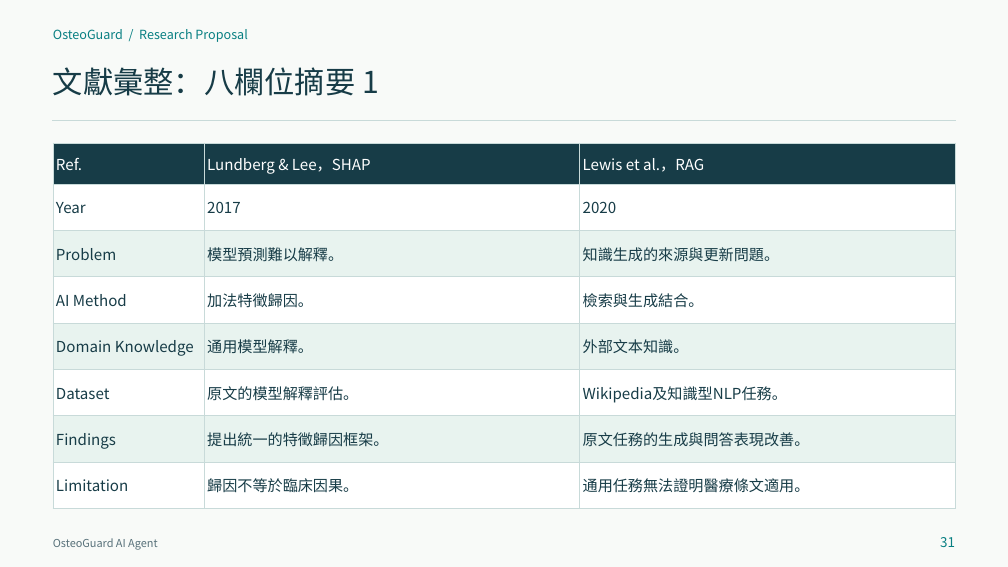
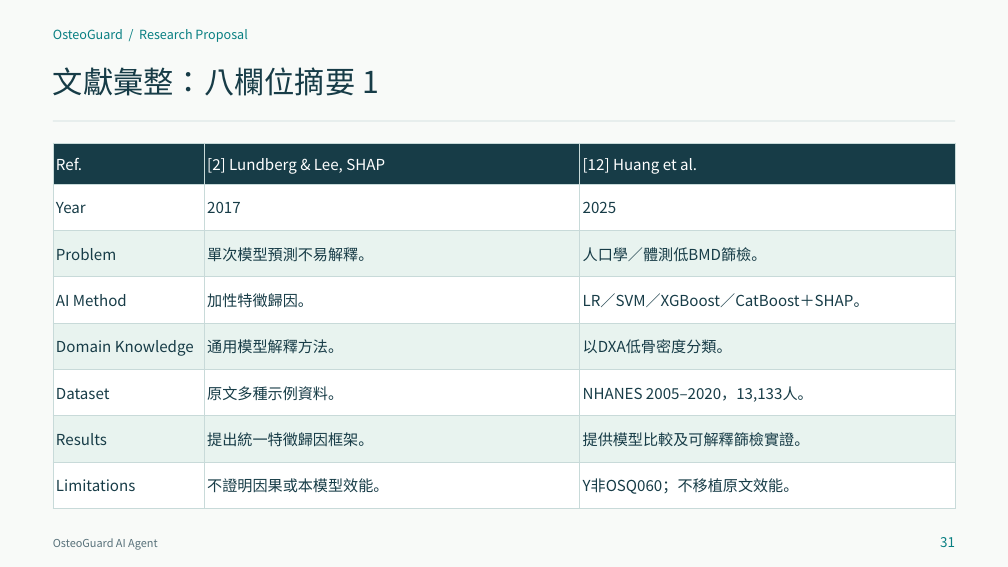
Before and after one commit to contemplator/nchu-bone-health-agent, a slide deck: slide 31 of output/OsteoGuard_Proposal_20261102.pptx. Drawn at 1008x567 pixels with LibreOffice and Linux fonts; fonts in the diff are those of the drawing. Boxes give left, top, right and bottom in pixels: in the first picture for what was removed or moved away, otherwise in the second. Text is boxed around its words. In the diff, an @@ line names an element or a change of style, - is before the commit and + after.

```diff
--- a/output/OsteoGuard_Proposal_20261102.pptx
+++ b/output/OsteoGuard_Proposal_20261102.pptx
@@ line (53, 121) - (955, 121): stroke #C8DAD9 0.75 pt to #C8DAD9 1 pt @@
@@ table at [53,143,955,508] @@
-row 1, column 2: Lundberg & Lee，SHAP
+row 1, column 2: [2] Lundberg & Lee, SHAP
-row 1, column 3: Lewis et al.，RAG
+row 1, column 3: [12] Huang et al.
-row 2, column 3: 2020
+row 2, column 3: 2025
-row 3, column 2: 模型預測難以解釋。
+row 3, column 2: 單次模型預測不易解釋。
-row 3, column 3: 知識生成的來源與更新問題。
+row 3, column 3: 人口學／體測低BMD篩檢。
-row 4, column 2: 加法特徵歸因。
+row 4, column 2: 加性特徵歸因。
-row 4, column 3: 檢索與生成結合。
+row 4, column 3: LR／SVM／XGBoost／CatBoost＋SHAP。
-row 5, column 2: 通用模型解釋。
+row 5, column 2: 通用模型解釋方法。
-row 5, column 3: 外部文本知識。
+row 5, column 3: 以DXA低骨密度分類。
-row 6, column 2: 原文的模型解釋評估。
+row 6, column 2: 原文多種示例資料。
-row 6, column 3: Wikipedia及知識型NLP任務。
+row 6, column 3: NHANES 2005–2020，13,133人。
-row 7: Findings | 提出統一的特徵歸因框架。 | 原文任務的生成與問答表現改善。
+row 7: Results | 提出統一特徵歸因框架。 | 提供模型比較及可解釋篩檢實證。
-row 8: Limitation | 歸因不等於臨床因果。 | 通用任務無法證明醫療條文適用。
+row 8: Limitations | 不證明因果或本模型效能。 | Y非OSQ060；不移植原文效能。
@@ borders changed @@
```
Also in this commit, not shown: 28 other slides changed, 6 slides added, 6 slides removed, 7 other files.
